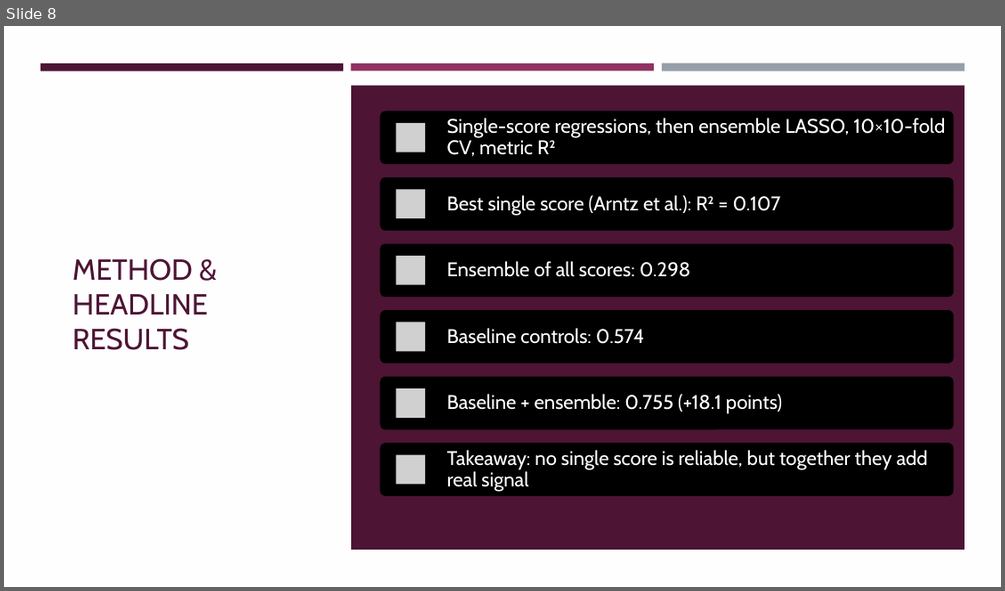
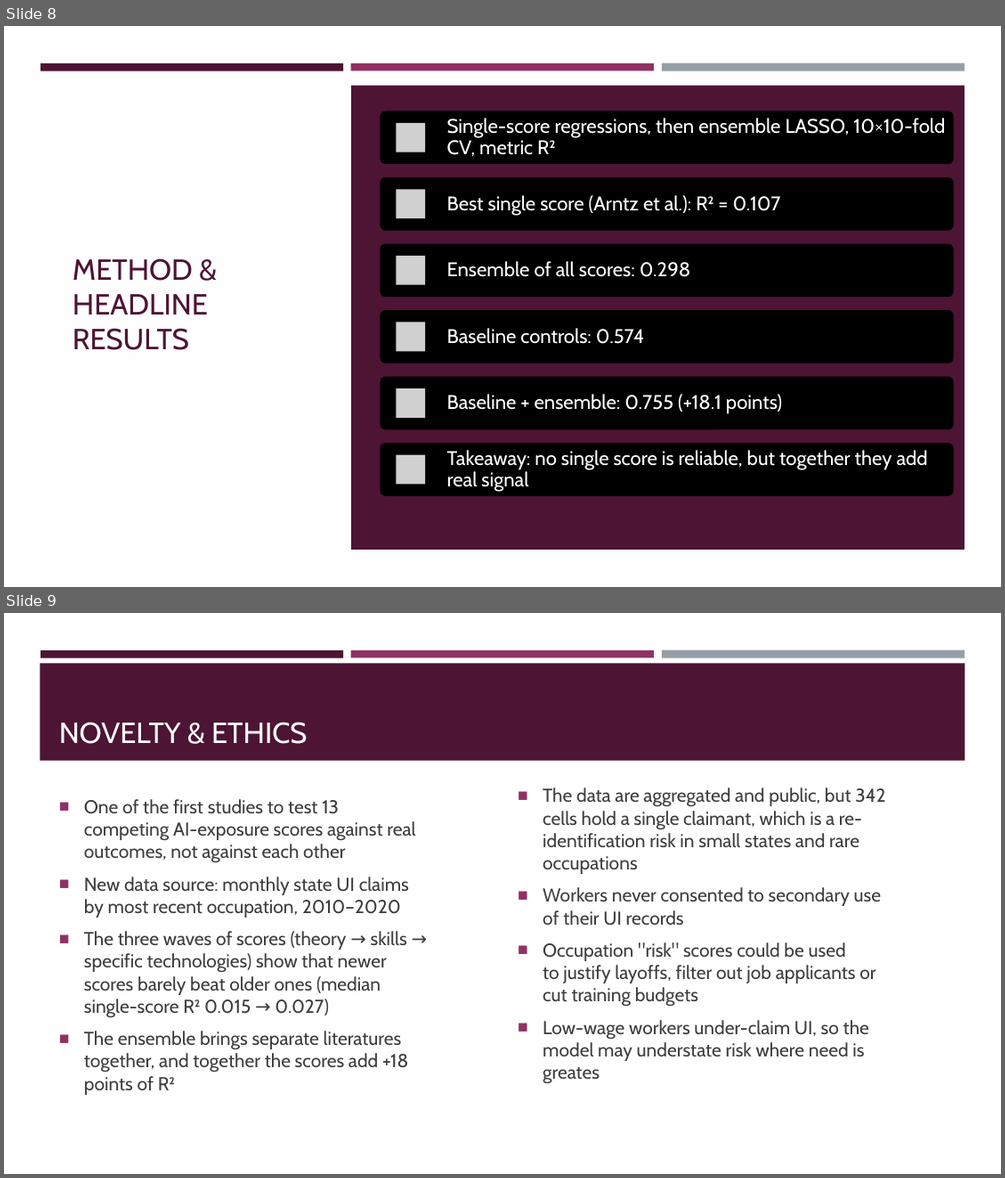
Before and after one commit to Ashonet/CSCU9DA_Assignment, a slide deck: CSCU9DA_Presentation.pptx. Shown one above the other, each under a label of ours: slide 8 before the commit, slides 8 and 9 after it. The pictures are 1005x591 and 1005x1178 pixels, drawn with LibreOffice and Linux fonts; fonts in the diff are those of the drawing; grey boxes stand for pictures. Boxes give left, top, right and bottom in pixels: in the first picture for what was removed or moved away, otherwise in the second. Text is boxed around its words. In the diff, an @@ line names an element or a change of style, - is before the commit and + after.

```diff
--- a/CSCU9DA_Presentation.pptx
+++ b/CSCU9DA_Presentation.pptx
@@ slide 9 added at <box>4,613,1001,1174</box>, background #FFFFFF @@
@@ rectangle added at <box>40,663,965,761</box>, fill #4D1434 @@
@@ rectangle added at <box>40,650,343,657</box>, fill #4D1434 @@
@@ rectangle added at <box>351,650,654,657</box>, fill #903163 @@
@@ rectangle added at <box>662,650,964,658</box>, fill #969FA7 @@
@@ title added at <box>59,722,307,744</box>, 28 pt, text #FFFFFF @@
+NOVELTY & ETHICS
@@ text added at <box>84,799,415,1094</box>, 18 pt, text #3D3D3D @@
+■ One of the first studies to test 13 competing AI-exposure scores against real outcomes, not against each other
+■ New data source: monthly state UI claims by most recent occupation, 2010–2020
+■ The three waves of scores (theory → skills → specific technologies) show that newer scores barely beat older ones (median single-score R² 0.015 → 0.027)
+■ The ensemble brings separate literatures together, and together the scores add +18 points of R²
@@ text added at <box>542,787,885,1084</box>, 18 pt, text #3D3D3D @@
+■ The data are aggregated and public, but 342 cells hold a single claimant, which is a re-identification risk in small states and rare occupations
+■ Workers never consented to secondary use of their UI records
+■ Occupation "risk" scores could be used to justify layoffs, filter out job applicants or cut training budgets
+■ Low-wage workers under-claim UI, so the model may understate risk where need is greates
```
Also in this commit, not shown: 1 other slide added.
